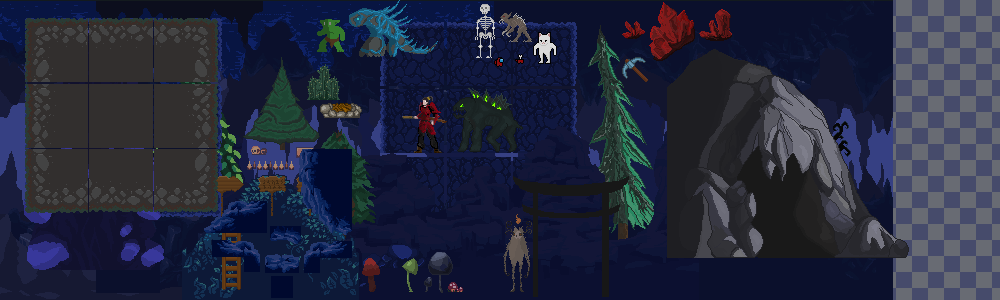
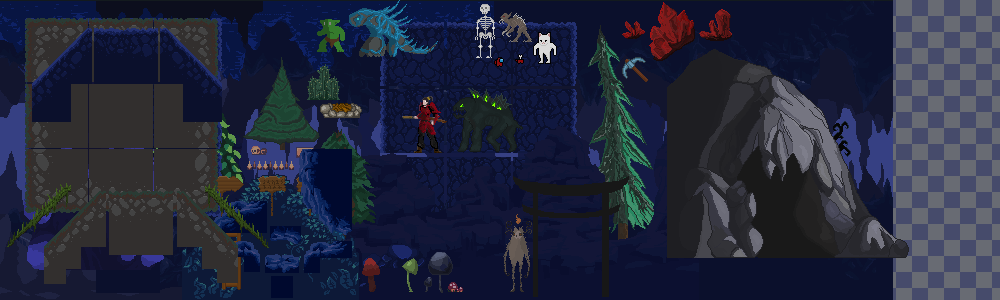
Revision of a layered 1000×300 image; what changed, layer by layer:
added group "Рампы для пещер" with 3 layers above "Земля,рампы,трава" over [32, 28, 222, 122]
added layer "Основа под рампы" in group "Рампы для пещер" over [94, 28, 158, 84]
added layer "Рампа право пещера" in group "Рампы для пещер" over [160, 28, 222, 122]
added layer "Рампа лево пещера" in group "Рампы для пещер" over [32, 28, 92, 122]
added group "Земля,рампы,трава" with 5 layers above "Обновленная земля" over [7, 183, 269, 284]
added layer "Трава Лево" in group "Земля,рампы,трава" over [7, 183, 71, 247]
added layer "Трава Право" in group "Земля,рампы,трава" over [205, 184, 269, 248]
added layer "Под рампы" in group "Земля,рампы,трава" over [109, 191, 173, 255]
added layer "РампаПраво земля" in group "Земля,рампы,трава" over [177, 191, 238, 283]
added layer "РампаЛево земля" in group "Земля,рампы,трава" over [44, 191, 106, 284]
